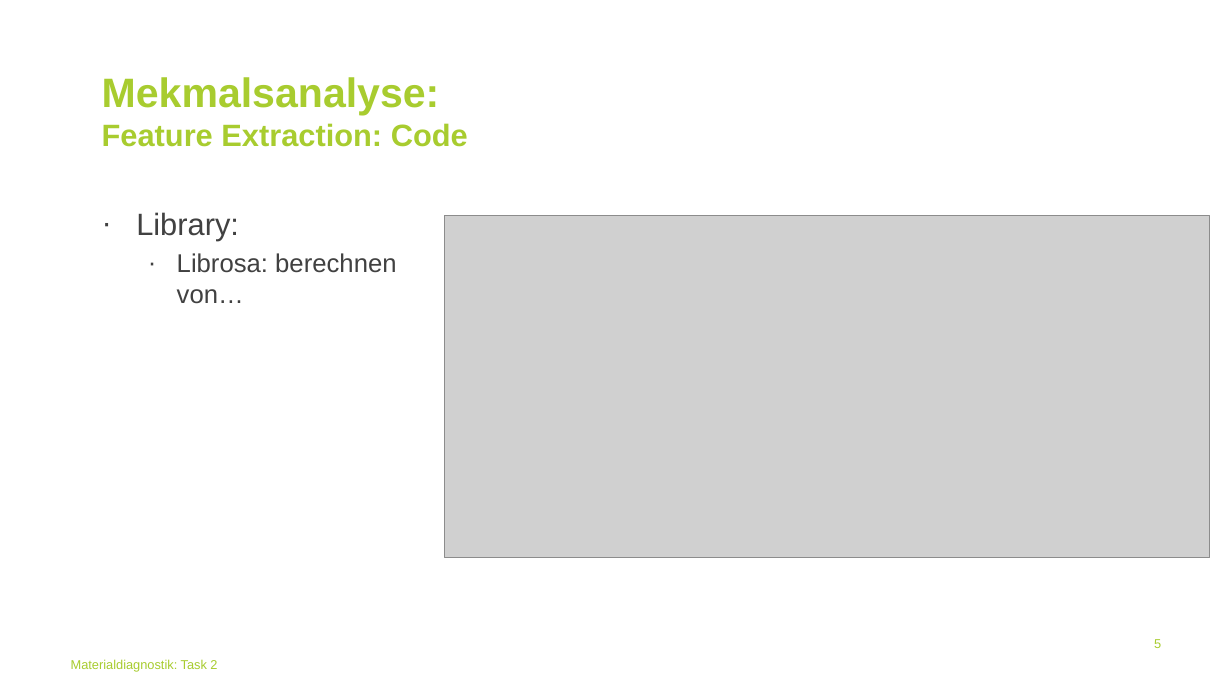
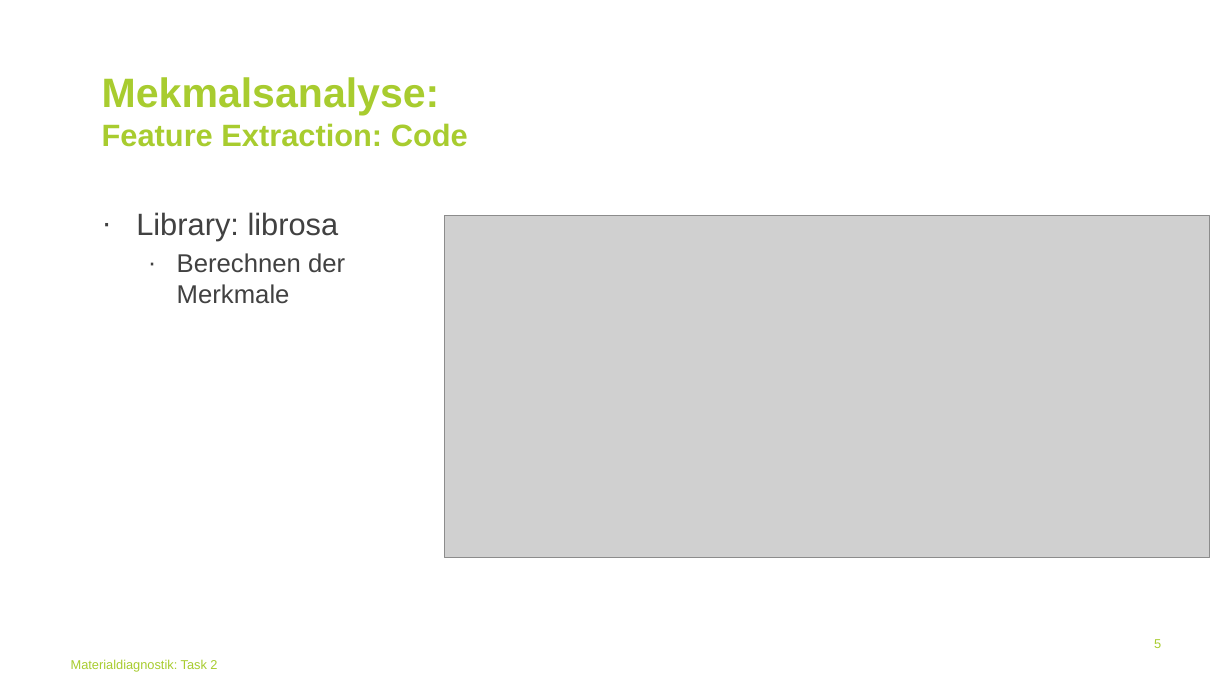
Before and after one commit to BGielczynski/AI_diagnostics, a slide deck: slide 5 of Task_2/Task2Powerpoint.pptx. Drawn at 1232x693 pixels with LibreOffice and Linux fonts; fonts in the diff are those of the drawing; grey boxes stand for pictures; background and template pictures are left out. Boxes give left, top, right and bottom in pixels: in the first picture for what was removed or moved away, otherwise in the second. Text is boxed around its words. In the diff, an @@ line names an element or a change of style, - is before the commit and + after.

```diff
--- a/Task_2/Task2Powerpoint.pptx
+++ b/Task_2/Task2Powerpoint.pptx
@@ text at box(136, 212, 345, 304): text changed @@
-· Library:
-  · Librosa: berechnen von…
+· Library: librosa
+  · Berechnen der Merkmale
```
Also in this commit, not shown: 4 other slides changed, 12 slides added, 4 slides removed.
